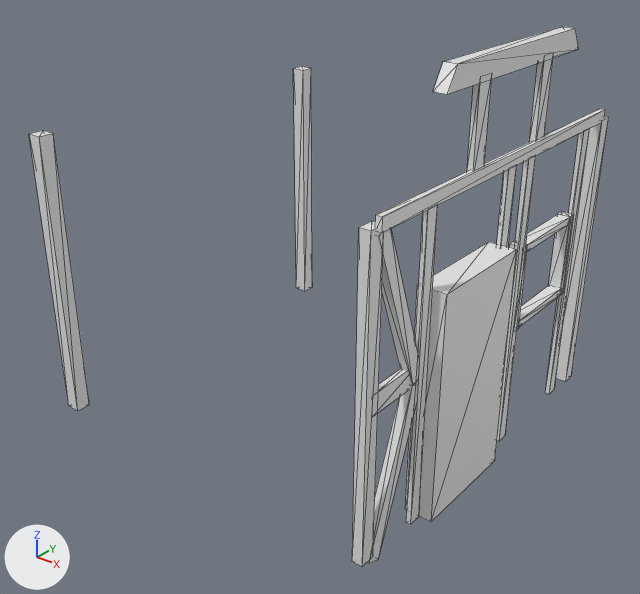
Two versions of the OBJ model astro/3d_models/house/frame.obj, one commit apart.
The view is the same before and after, from a 50 mm camera at (2.73, -3.48, 1.74) aimed at (0.08, -0.17, -0.32). The lights are fixed; the arrows at lower left show +X, +Y and +Z. Mesh edges are drawn as thin lines. Where no turn or scale is listed for an object, it has been applied to the vertices. Vertices at the same position are counted once.

The first picture shows 'House_Frame_Cube.016'.
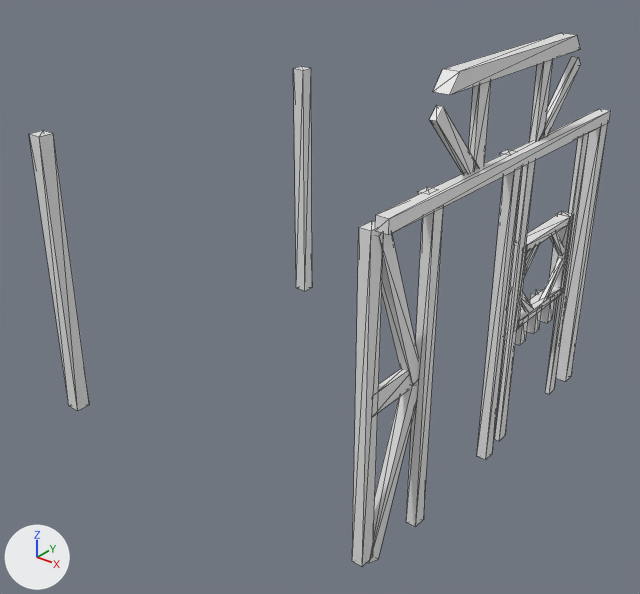
Commit message: astro: house model tweakies

Edits to the scene script, one JSON object a line:
```json
{"block": "me_house_frame_cube_016", "where": "# used by ob_house_frame_cube_016; location = (0.0, 0.0, 0.0)"}
{"op": "remove", "block": "me_house_frame_cube_016", "code": "me_house_frame_cube_016.from_pydata(...)  # 160 vertices, 216 faces; spans x -1.04..1.1, y -1.04..1.04, z -1.04..1.07"}
{"op": "add", "block": "me_house_frame_cube_016", "code": "me_house_frame_cube_016.from_pydata(...)  # 232 vertices, 286 faces; spans x -1.04..1.06, y -1.04..1.04, z -1.04..1.05"}
{"block": "me_house_frame_cube_016", "change": "me_house_frame_cube_016 part 1: the loose piece of 8 vertices spanning x 0.95..1.03, y 0.25..0.75, z 0.05..0.09 is copied, and the copy is turned 45 degrees about the x axis through its middle and scaled by 0.53, then moved by (0.01, -0.16, -0.1); it spans x 0.99..1.01, y 0.23..0.45, z -0.13..0.08"}
{"block": "me_house_frame_cube_016", "change": "me_house_frame_cube_016 part 2: the loose piece of 8 vertices spanning x 0.95..1.03, y 0.25..0.75, z 0.05..0.09 is copied, and the copy is turned 135 degrees about the x axis through its middle and scaled by 0.53, then moved by (0.01, 0.16, -0.1); it spans x 0.99..1.01, y 0.55..0.77, z -0.13..0.08"}
{"block": "me_house_frame_cube_016", "change": "me_house_frame_cube_016 part 3: the loose piece of 8 vertices spanning x 0.95..1.1, y -0.61..-0.01, z -1.0..0.17 is deleted"}
{"block": "me_house_frame_cube_016", "change": "me_house_frame_cube_016 part 4"}
{"block": "me_house_frame_cube_016", "change": "6 vertices are removed from x 1.02..1.03, y -0.68..0.58, z 0.55..1.07"}
{"block": "me_house_frame_cube_016", "change": "30 faces are deleted"}
{"block": "me_house_frame_cube_016", "change": "8 vertices in x 1.03, y -1.0..1.0, z -1.0..0.61 move by (0.03, 0.0, 0.0)"}
{"block": "me_house_frame_cube_016", "change": "4 vertices move from x 0.96..1.03, y -0.61..0.52, z 0.55..1.07 to x 0.96..1.03, y -0.61..0.52, z 0.61..1.05"}
{"block": "me_house_frame_cube_016", "change": "30 vertices are added at x 0.98..1.06, y -0.68..0.64, z 0.55..1.05"}
{"block": "me_house_frame_cube_016", "change": "70 new faces join them"}
{"block": "me_house_frame_cube_016", "change": "me_house_frame_cube_016 part 5"}
{"block": "me_house_frame_cube_016", "change": "28 vertices are added at x 0.91..1.01, y 0.23..0.77, z -0.49..-0.15"}
{"block": "me_house_frame_cube_016", "change": "12 new vertices lie (0.11, 0.0, 0.0) away from vertices in x 0.91, y 0.31..0.69, z -0.49..-0.34"}
{"block": "me_house_frame_cube_016", "change": "30 new faces join them"}
```

Where the change shows, as pixel boxes (x1, y1, x2, y2) in the pictures (640 x 594 px):
```json
{"object": "House_Frame_Cube.016", "change": "reshaped", "before": [29, 27, 609, 567], "after": [29, 33, 611, 567]}
{"part": 1, "of": "me_house_frame_cube_016", "change": "added", "after": [524, 244, 540, 277]}
{"part": 2, "of": "me_house_frame_cube_016", "change": "added", "after": [550, 232, 564, 256]}
{"part": 3, "of": "me_house_frame_cube_016", "change": "deleted", "before": [405, 242, 517, 522]}
{"part": 4, "of": "me_house_frame_cube_016", "change": "built on", "before": [369, 27, 605, 563], "after": [369, 33, 611, 563]}
{"part": 5, "of": "me_house_frame_cube_016", "change": "added", "after": [504, 258, 562, 345]}
```
